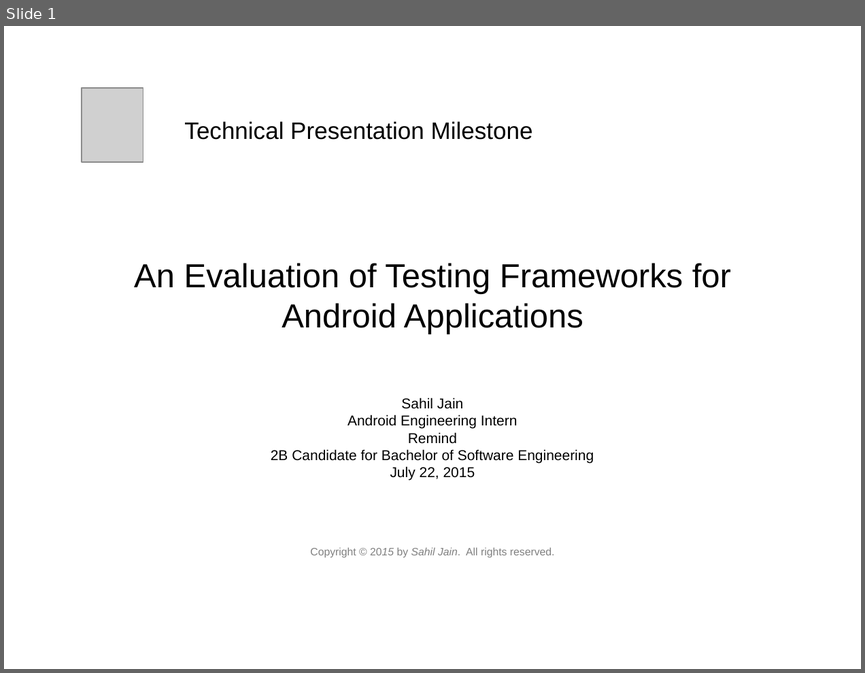
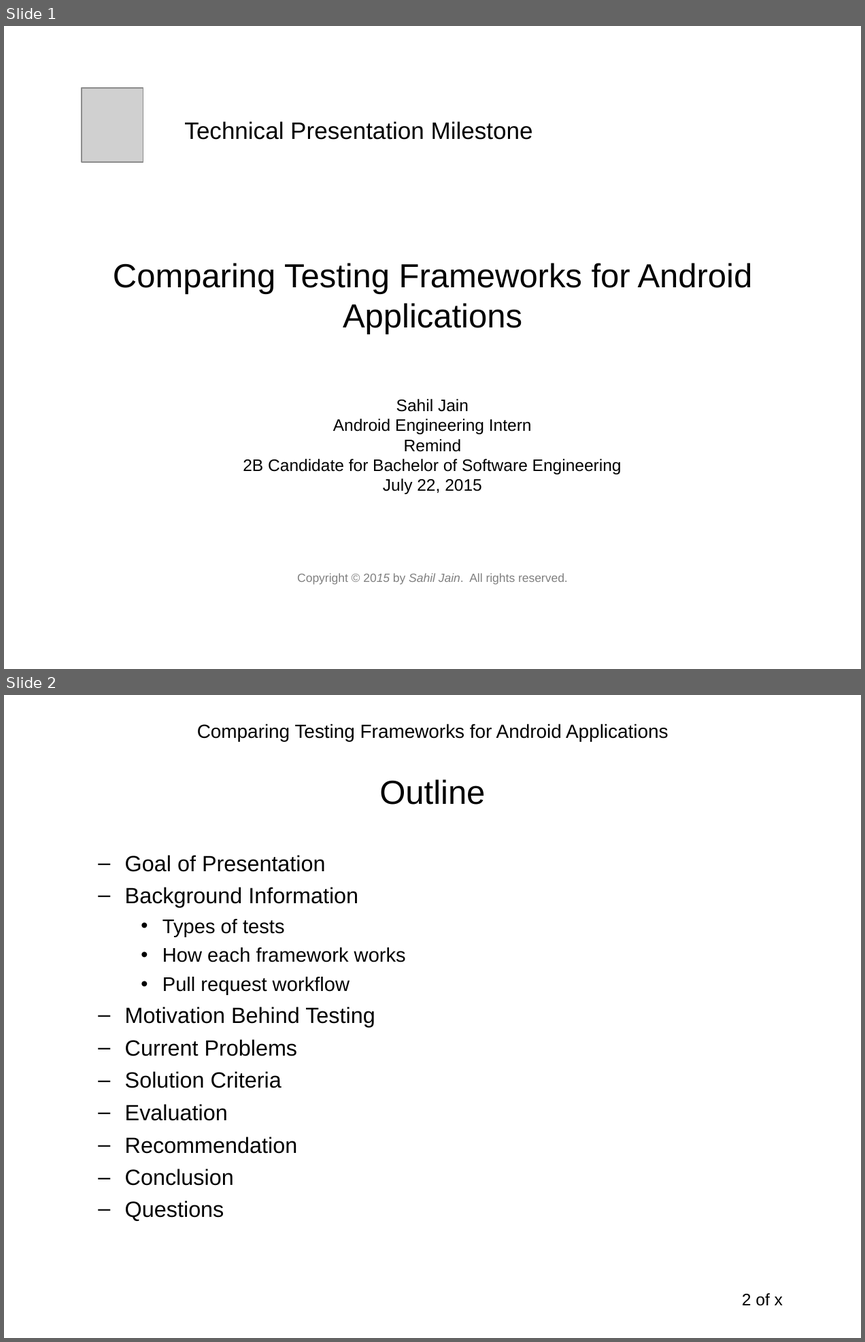
Before and after one commit to sahiljain/tpm, a slide deck: s44jain_tpm.ppt. Shown one above the other, each under a label of ours: slide 1 before the commit, slides 1 and 2 after it. The pictures are 865x673 and 865x1342 pixels, drawn with LibreOffice and Linux fonts; fonts in the diff are those of the drawing; grey boxes stand for pictures. Boxes give left, top, right and bottom in pixels: in the first picture for what was removed or moved away, otherwise in the second. Text is boxed around its words. In the diff, an @@ line names an element or a change of style, - is before the commit and + after.

```diff
--- a/s44jain_tpm.ppt
+++ b/s44jain_tpm.ppt
@@ slide 2 added at bbox=[4, 695, 861, 1338], background #FFFFFF @@
@@ text added at bbox=[197, 724, 668, 741], 16 pt, text #000000 @@
+Comparing Testing Frameworks for Android Applications
@@ title added at bbox=[379, 779, 485, 804], 28 pt, text #000000 @@
+Outline
@@ text added at bbox=[125, 855, 406, 1221], 18.5 pt, text #000000 @@
+  – Goal of Presentation
+  – Background Information
+    • Types of tests
+    • How each framework works
+    • Pull request workflow
+  – Motivation Behind Testing
+  – Current Problems
+  – Solution Criteria
+  – Evaluation
+  – Recommendation
+  – Conclusion
+  – Questions
@@ page number added at bbox=[742, 1293, 783, 1306], 14 pt, text #000000 @@
+2 of x
@@ slide 1 changed as well @@
@@ title at bbox=[113, 263, 753, 334]: text changed @@
-An Evaluation of Testing Frameworks for Android Applications
+Comparing Testing Frameworks for Android Applications
@@ subtitle "Sahil Jain Android Engineering Intern ..." at bbox=[243, 399, 621, 584]: size 12 to 14 pt in "Sahil Jain Android Engineering Intern Remind 2B ..."; size 9 to 10 pt in "Copyright © 2015 by Sahil Jain. All ..." @@
```
Also in this commit, not shown: 2 other slides changed, 12 other slides added, 15 slides removed.
